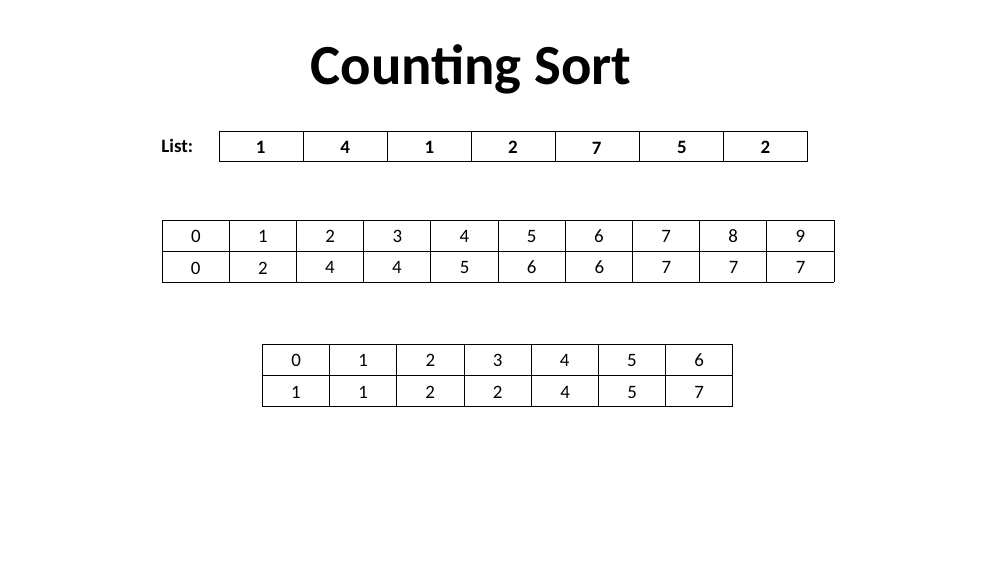
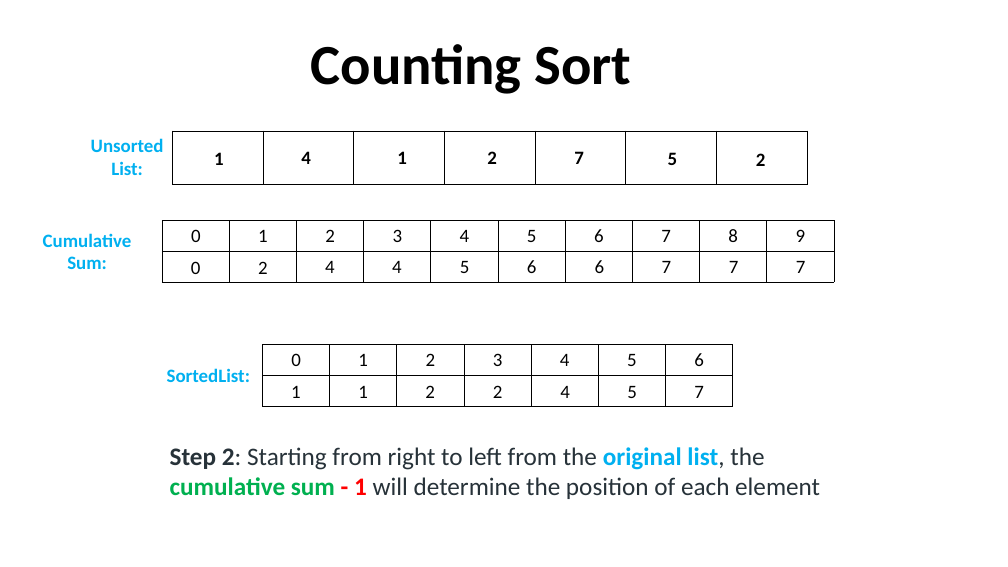
Before and after one commit to robitussin/CCDATRCL, a slide deck: slide 5 of 5 - Sorting Algorithms/Counting Sort.pptx. Drawn at 1008x567 pixels with LibreOffice and Linux fonts; fonts in the diff are those of the drawing; background and template pictures are left out. Boxes give left, top, right and bottom in pixels: in the first picture for what was removed or moved away, otherwise in the second. Text is boxed around its words. In the diff, an @@ line names an element or a change of style, - is before the commit and + after.

Commit message:
Added counting and radix sort

```diff
--- a/5 - Sorting Algorithms/Counting Sort.pptx
+++ b/5 - Sorting Algorithms/Counting Sort.pptx
@@ table at [82,131,808,184] @@
-row 1, column 1: List:
+row 1, column 1: UnsortedList:
@@ table: place and size @@
-table at [135,131,807,162]
+table at [82,131,808,184]
@@ text "1": place and size @@
-text "1" at [256,140,266,153]
+text "1" at [214,152,224,165]
@@ text "4": place and size @@
-text "4" at [340,140,350,153]
+text "4" at [301,151,311,164]
@@ text "1": place and size @@
-text "1" at [425,140,435,153]
+text "1" at [397,151,407,164]
@@ text "2": place and size @@
-text "2" at [508,140,518,153]
+text "2" at [487,151,497,164]
@@ text "7": place and size @@
-text "7" at [592,141,602,154]
+text "7" at [574,151,584,164]
@@ text "5": place and size @@
-text "5" at [677,140,687,153]
+text "5" at [668,152,678,165]
@@ text "2": place and size @@
-text "2" at [761,140,771,153]
+text "2" at [756,153,766,166]
@@ text added at [43,233,132,269], 18 pt, text #00B0F0, bold @@
+Cumulative Sum:
@@ text added at [167,368,250,382], 18 pt, text #00B0F0, bold @@
+SortedList:
@@ text added at [170,447,820,499], 24 pt, text #273239 @@
+Step 2: Starting from right to left from the original list, the cumulative sum - 1 will determine the position of each element
```
Also in this commit, not shown: 2 other slides changed, 4 other files.
